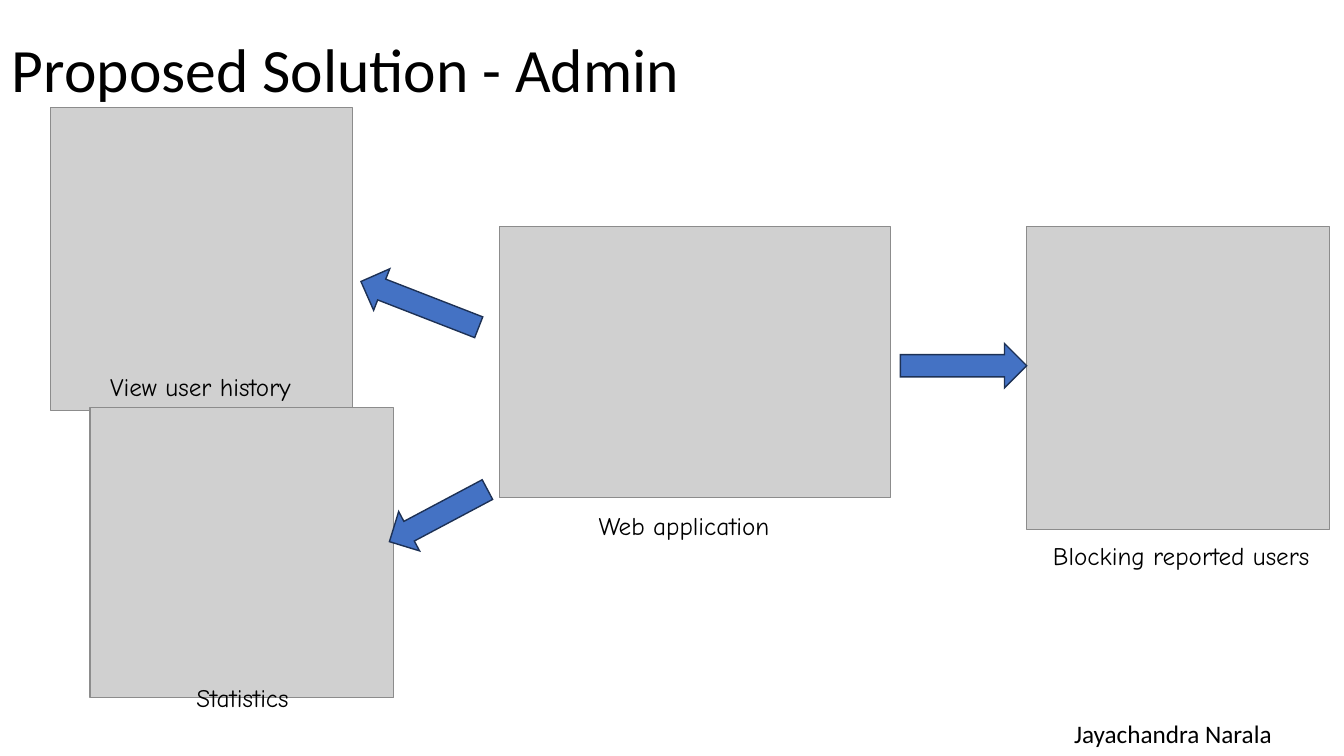
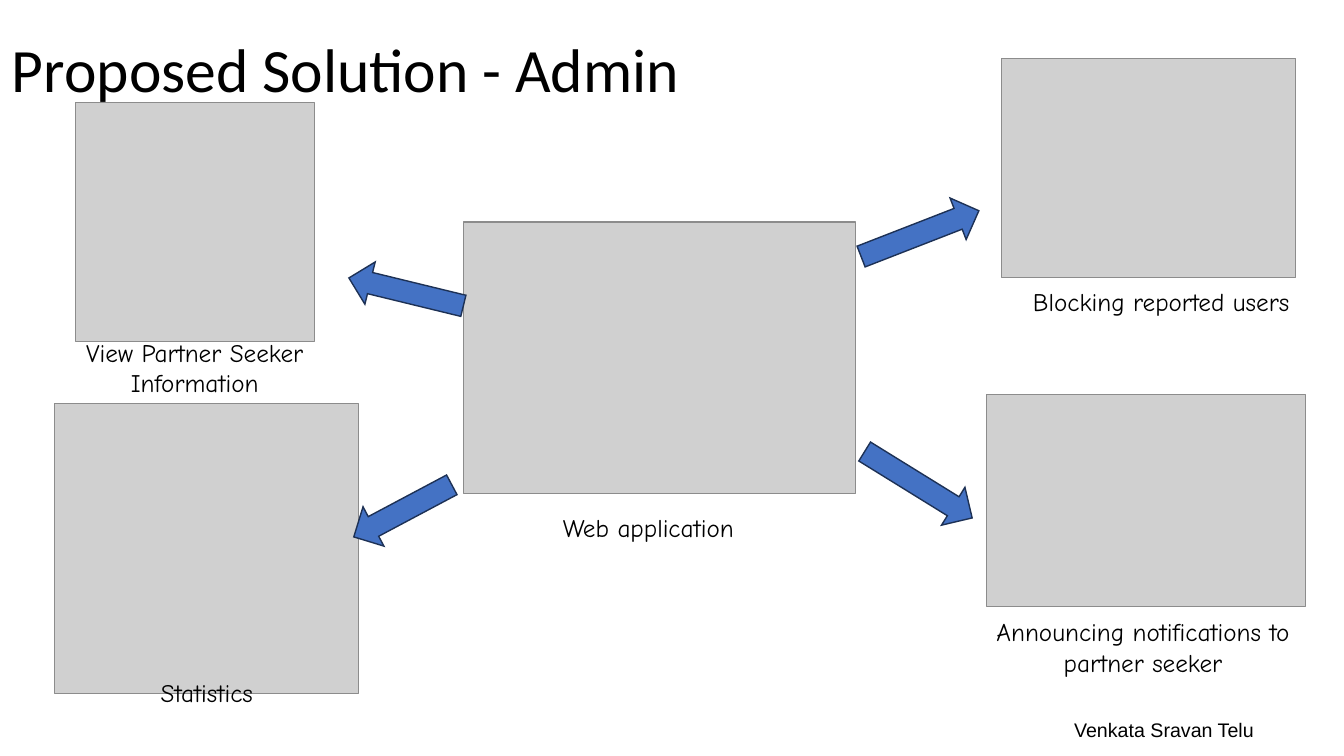
Before and after one commit to JyothsnaCh0831/SoulSwipe, a slide deck: slide 5 of SoulSwipe.pptx. Drawn at 1344x756 pixels with LibreOffice and Linux fonts; fonts in the diff are those of the drawing; grey boxes stand for pictures. Boxes give left, top, right and bottom in pixels: in the first picture for what was removed or moved away, otherwise in the second. Text is boxed around its words. In the diff, an @@ line names an element or a change of style, - is before the commit and + after.

```diff
--- a/SoulSwipe.pptx
+++ b/SoulSwipe.pptx
@@ picture added at bbox=[1002, 58, 1297, 278] @@
@@ picture: place and size @@
-picture at bbox=[50, 108, 353, 410]
+picture at bbox=[76, 103, 315, 342]
@@ left arrow at bbox=[853, 190, 987, 277]: rotation 180 to 158 degrees @@
@@ picture removed at bbox=[1027, 227, 1330, 529] @@
@@ left arrow at bbox=[344, 257, 469, 327]: rotation 21 to 13 degrees @@
@@ text "Blocking reported users": place and size @@
-text "Blocking reported users" at bbox=[1053, 547, 1309, 570]
+text "Blocking reported users" at bbox=[1033, 293, 1289, 316]
@@ text at bbox=[86, 340, 303, 393]: text changed @@
-View user history
+View Partner Seeker Information
@@ picture added at bbox=[987, 394, 1306, 606] @@
@@ left arrow added at bbox=[853, 433, 983, 537], fill #4472C4, outline #1E3256 1 pt @@
@@ 2 pictures, 1 text, 1 left arrow: place and size @@
-2 pictures, 1 text, 1 left arrow at bbox=[90, 227, 891, 715]
+2 pictures, 1 text, 1 left arrow at bbox=[54, 222, 856, 711]
@@ text "Web application": place and size @@
-text "Web application" at bbox=[599, 518, 769, 540]
+text "Web application" at bbox=[563, 520, 734, 542]
@@ text added at bbox=[996, 624, 1290, 677], 18 pt, text #000000 @@
+Announcing notifications to partner seeker
@@ text at bbox=[1074, 722, 1254, 738]: text changed; size 18 to 14 pt; font Calibri to Arial @@
-Jayachandra Narala
+Venkata Sravan Telu
```
Also in this commit, not shown: 9 other slides changed, 8 slides added, 5 slides removed.
